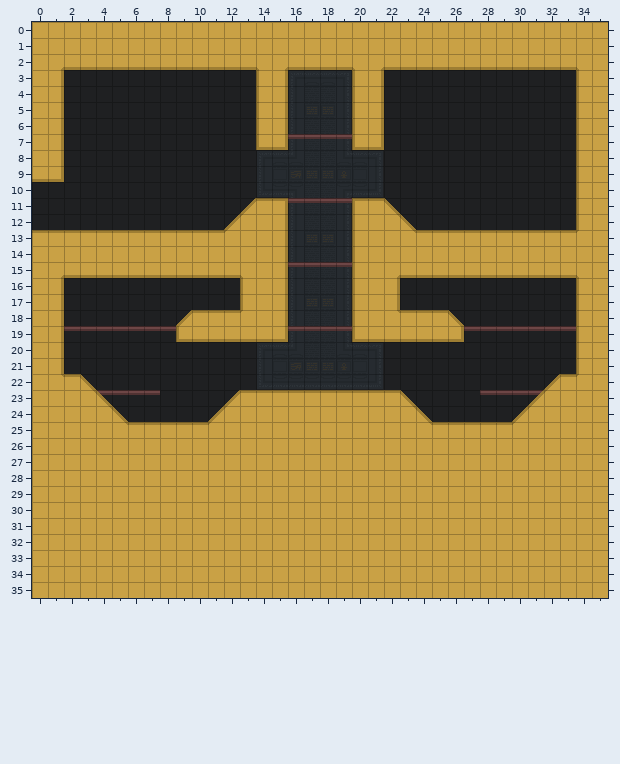
A Tiled map gets an edit: res/map/tomb.tmx. Above, as it was before the edit.
Cells are 16x16 px. Shown: x 0..35, y 0..35.
After the commit:
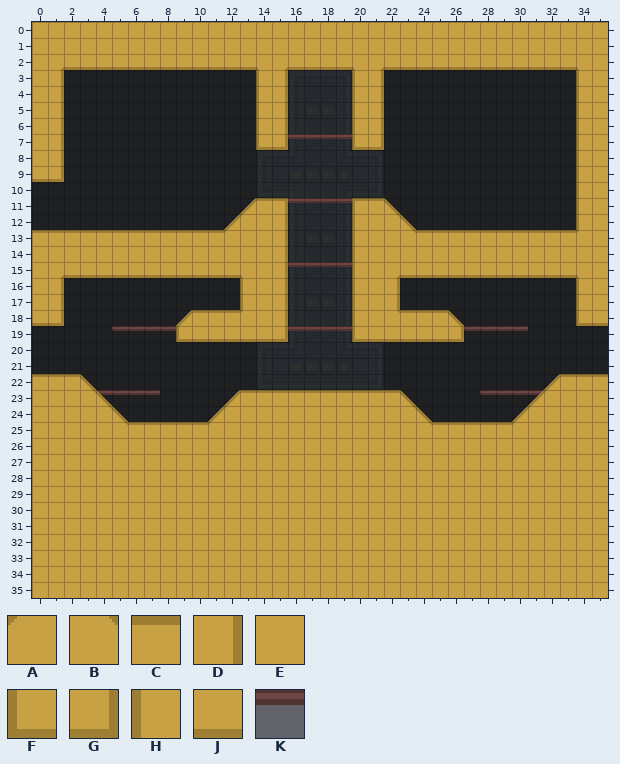
Key: from "tileset": A 2, B 3, C 4, D 5, E 7, F 20, G 21, H 24, J 25, K 46.
_ is an empty cell.
Changes in this commit:
Layer "platforms":
Tile K is gone in row 19 at x 2 to 4 and 31 to 33.
Layer "walls":
The author changed tile A to tile C in row 22 at x 34.
The author changed tile B to tile C in row 22 at x 1.
The author changed tile E to tile C in row 22 at x 0 and 35.
The author changed tile H to tile F in row 18 at x 34.
The author changed tile D to tile G in row 18 at x 1.
The author changed tile E to tile J in row 18 at x 0 and 35.
Tile D is gone in rows 19 to 21 at x 1.
Tile E is gone in rows 19 to 21 at x 0 and 35.
Tile H is gone in rows 19 to 21 at x 34.
Pixel boxes of the changes (left, top, right, bottom) in both pictures:
changed: (32, 323, 112, 377)
changed: (528, 323, 608, 377)
